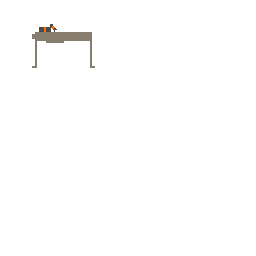
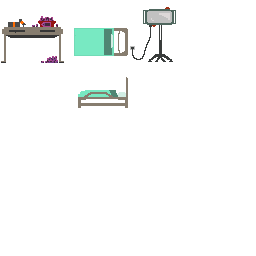
Before/after of a 256 x 256 layered artwork. What changed in the layer stack:
painted on "Paint Layer 1" over [1, 7, 176, 108]
